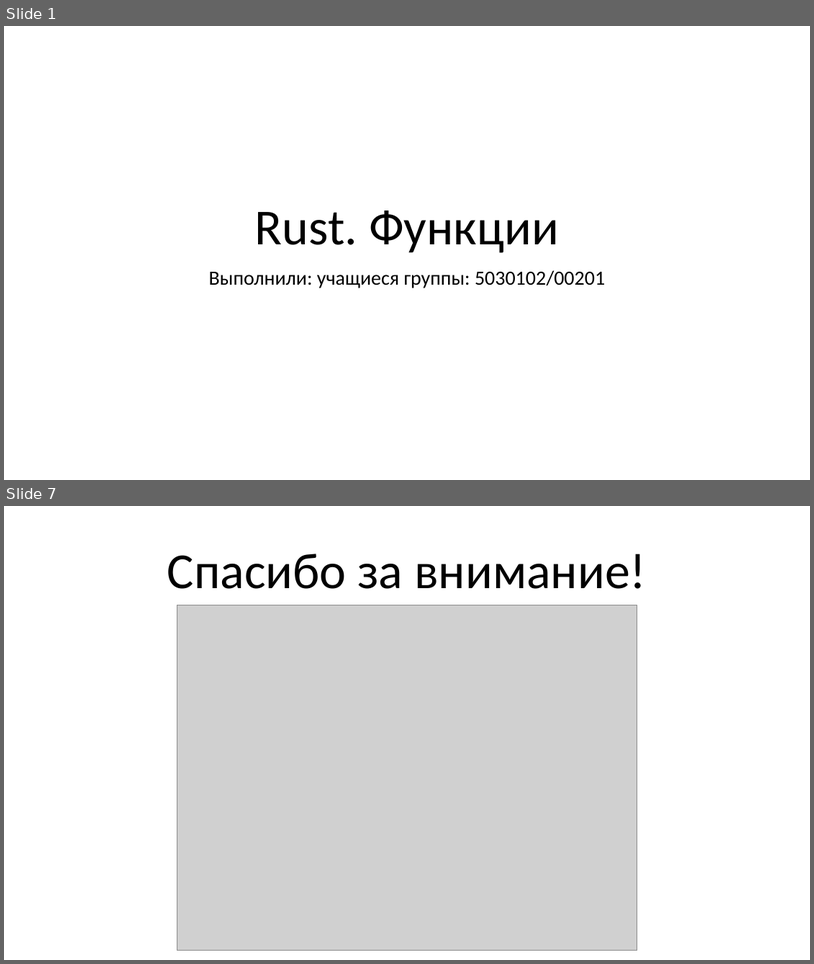
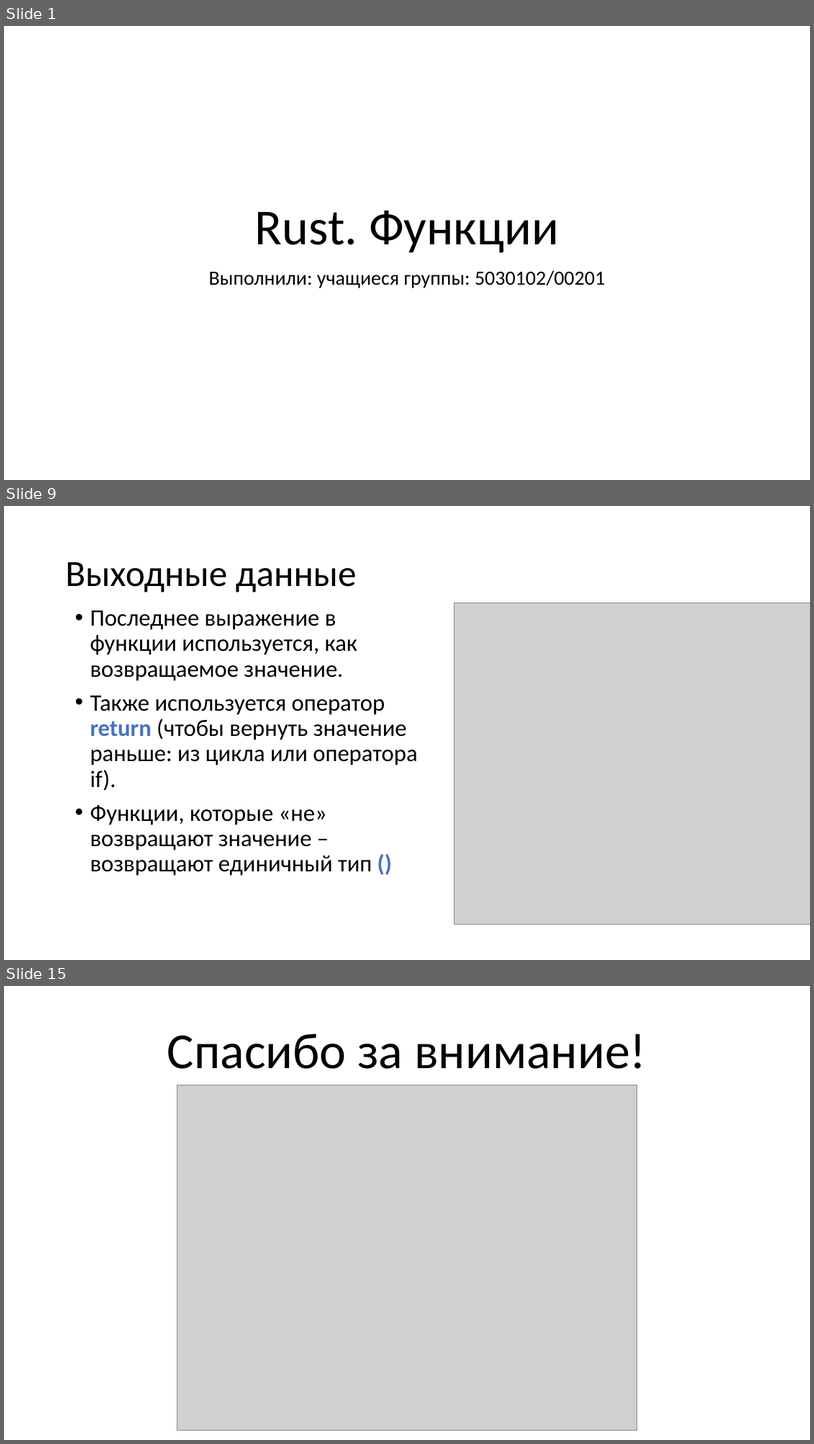
Before and after one commit to Katalien/New-programming-languages, a slide deck: reports/functions/functions.pptx. Shown one above the other, each under a label of ours: slides 1 and 7 before the commit, slides 1, 9 and 15 after it; the slides between them are not shown. The pictures are 814x964 and 814x1444 pixels, drawn with LibreOffice and Linux fonts; fonts in the diff are those of the drawing; grey boxes stand for pictures. Boxes give left, top, right and bottom in pixels: in the first picture for what was removed or moved away, otherwise in the second. Text is boxed around its words. In the diff, an @@ line names an element or a change of style, - is before the commit and + after.

```diff
--- a/reports/functions/functions.pptx
+++ b/reports/functions/functions.pptx
@@ slide 9 added at [4, 506, 810, 960], background #FFFFFF @@
@@ title added at [65, 562, 357, 592], 44 pt, text #000000 @@
+Выходные данные
@@ text added at [90, 610, 417, 875], 28 pt, text #000000 @@
+• Последнее выражение в функции используется, как возвращаемое значение.
+• Также используется оператор return (чтобы вернуть значение раньше: из цикла или оператора if).
+• Функции, которые «не» возвращают значение – возвращают единичный тип ()
@@ picture added at [455, 602, 810, 924] @@
@@ what was slide 7 is now slide 15 @@
```
Also in this commit, not shown: 2 slides changed, 10 other slides added, 3 slides removed, 2 other files.
